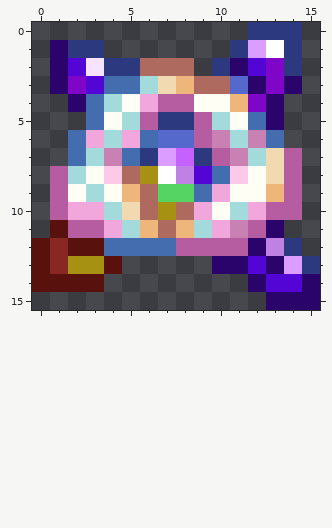
Pixel-art sprite, stored at NPCs/MiscB/Shimmer_Construct/Shimmer_Drone.png. The picture above was drawn from the file before the commit.
The file is 32x32 pixels, drawn in blocks of 2x2; one block is one cell here.
Once edited:
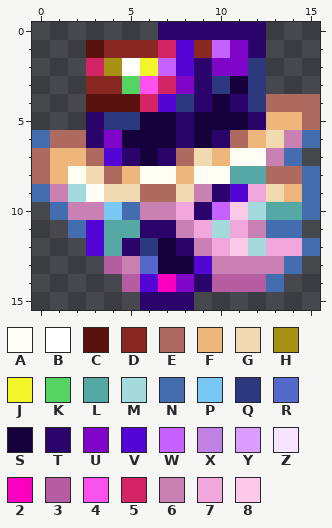
Palette (. is transparent): A #fffef5  B #ffffff  C #59110d  D #892722  E #af6a60  F #efb67c  G #f1dab2  H #a79112  J #f4f42a  K #55d463  L #56a8a4  M #a3dbdd  N #436daf  P #79c8f3  Q #2c397e  R #5569cc  S #16003b  T #2a036b  U #7f05c9  V #5305d5  W #c561ff  X #bf81e3  Y #db9dff  Z #f5e3ff  2 #fc00bf  3 #b65ca1  4 #fb52ed  5 #d32564  6 #c981b3  7 #f1a7dc  8 #fdc9e8
Diff:
Changed rows in their new state; - is an unchanged pixel.
first column x 0:
 0 -------TTTTTT..-
 1 -..CDDD5VDWUT..-
 2 -..5HBJWVTUUQ..-
 3 -..DDK45UTQSQ..-
 4 --.CCC5VQTSTQEEE
 5 ---TQQSSTSSSTFFE
 6 NEETUSSSTSTEFG6N
 7 EFFEVTSTEGFAA6N-
 8 EFAGEFAAFAALLEEN
 9 N6MAGG-EG6TV7GFN
10 -N66PN667TW8MLLN
11 -.NVLLTT67M76NN-
12 ...VLTQST678M77N
13 ....36RSSV6666N.
14 ....-3V2UT333N..
15 ------TTT----...
Pixel boxes of the changes (left, top, right, bottom) in both pictures:
changed: (32, 22, 320, 310)
